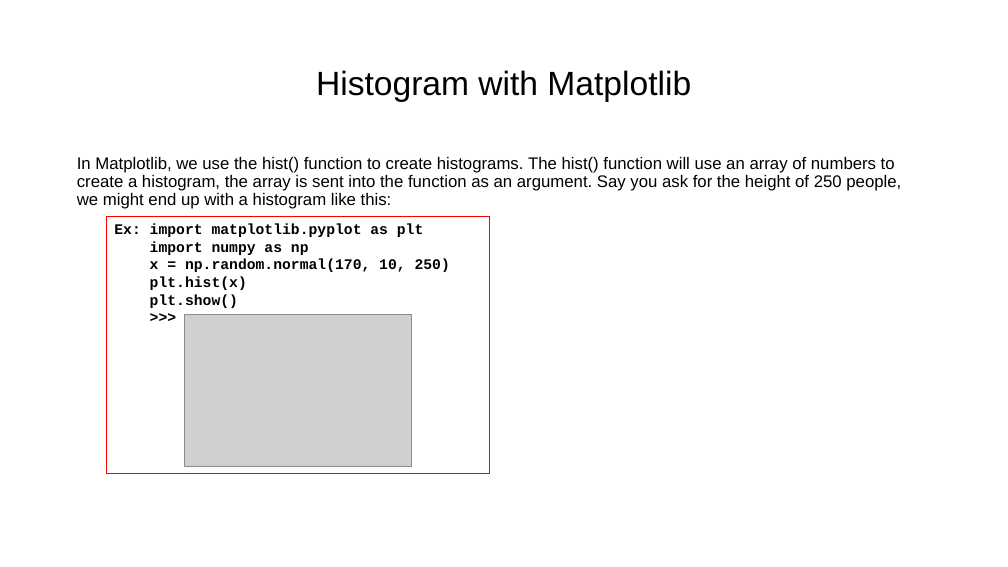
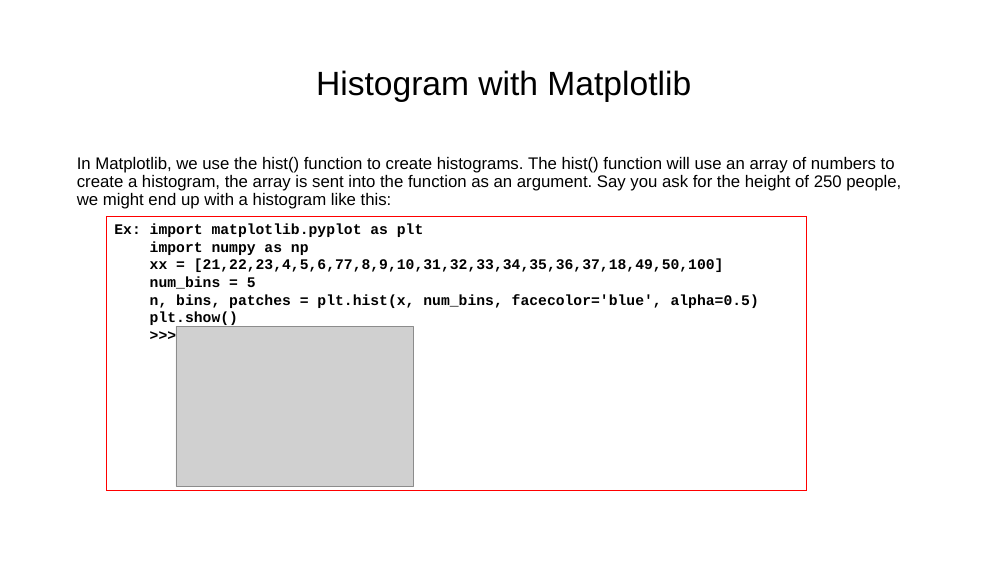
Before and after one commit to dia1128/AIandDataScienceWorkshopwithPython, a slide deck: slide 14 of Week2/2.3 Data Visualization.pptx (slide 12 before the commit). Drawn at 1008x567 pixels with LibreOffice and Linux fonts; fonts in the diff are those of the drawing; grey boxes stand for pictures. Boxes give left, top, right and bottom in pixels: in the first picture for what was removed or moved away, otherwise in the second. Text is boxed around its words. In the diff, an @@ line names an element or a change of style, - is before the commit and + after.

```diff
--- a/Week2/2.3 Data Visualization.pptx
+++ b/Week2/2.3 Data Visualization.pptx
@@ rectangle "Ex: import matplotlib.pyplot as plt ...": place and size @@
-rectangle "Ex: import matplotlib.pyplot as plt ..." at [107,216,489,473]
+rectangle "Ex: import matplotlib.pyplot as plt ..." at [107,216,806,492]
@@ text in rectangle at [114,223,759,328]: text changed @@
-Ex: import matplotlib.pyplot as plt
-import numpy as np
-x = np.random.normal(170, 10, 250)
-plt.hist(x)
-plt.show()
->>>
+Ex: import matplotlib.pyplot as plt
+import numpy as np
+xx = [21,22,23,4,5,6,77,8,9,10,31,32,33,34,35,36,37,18,49,50,100]
+num_bins = 5
+n, bins, patches = plt.hist(x, num_bins, facecolor='blue', alpha=0.5)
+plt.show()
+>>>
@@ picture: place and size @@
-picture at [185,314,411,467]
+picture at [176,327,414,487]
```
Also in this commit, not shown: 2 other slides changed, 2 slides added.
